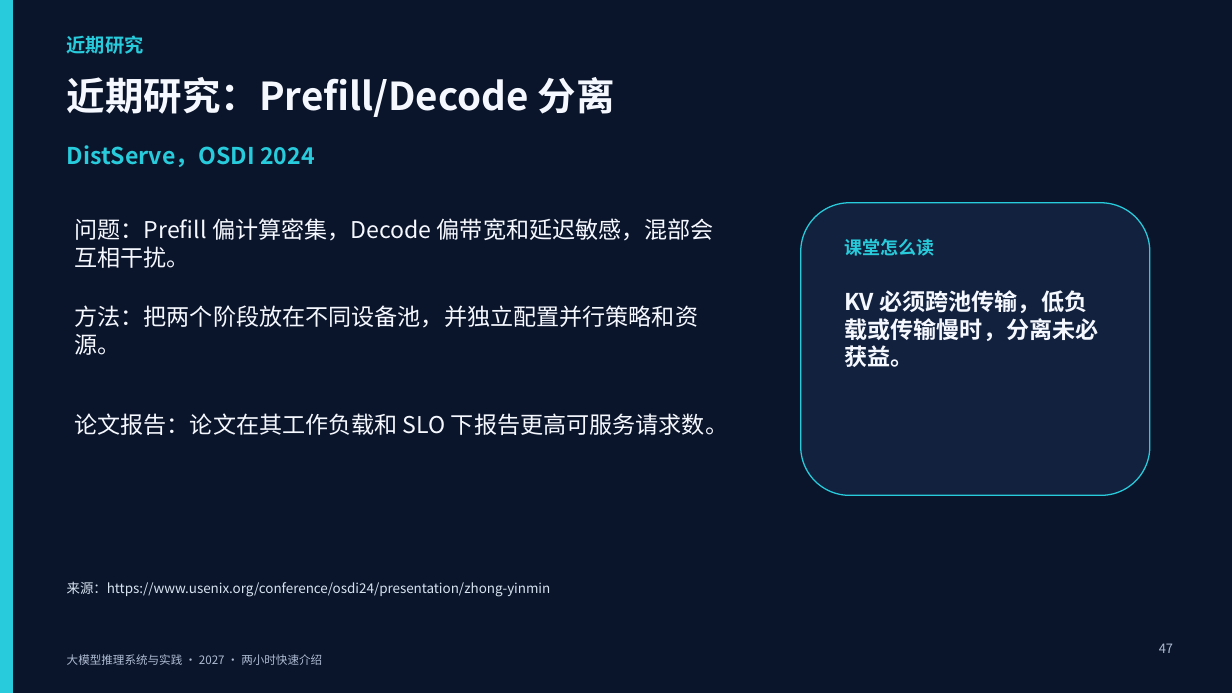
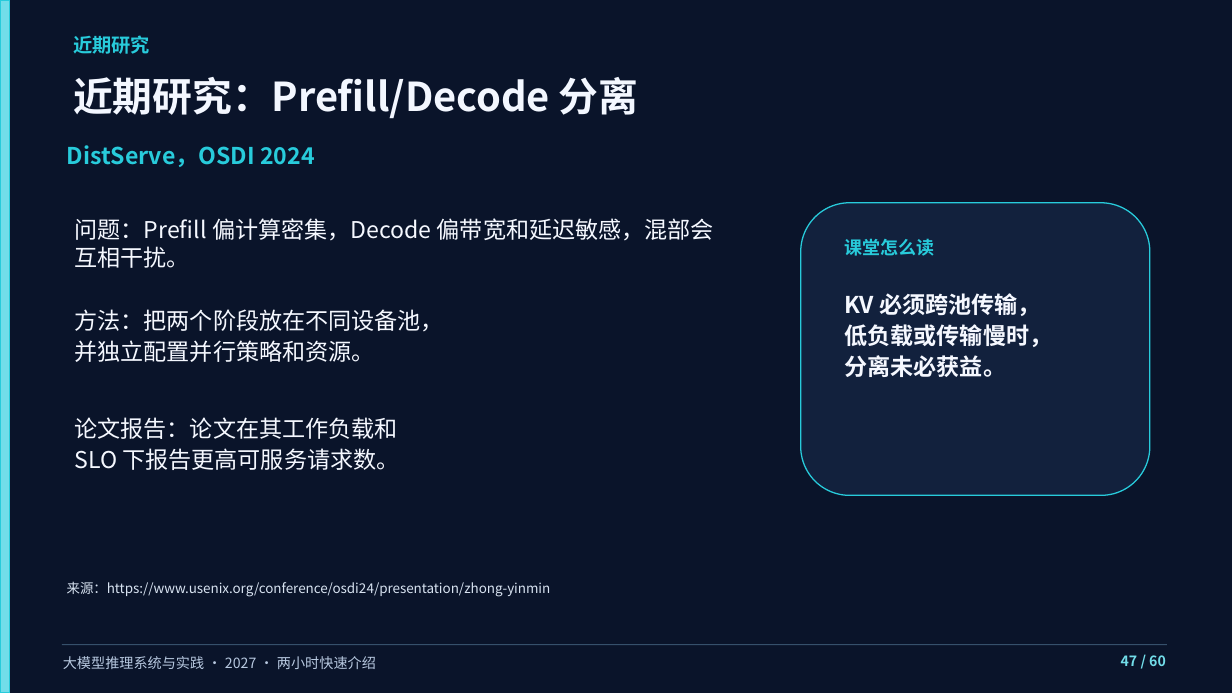
Before and after one commit to vLLM-HUST/intro-to-llm-inference-engines, a slide deck: slide 47 of build/slides/2027/course-overview/LLM推理系统_两小时快速介绍.pptx. Drawn at 1232x693 pixels with LibreOffice and Linux fonts; fonts in the diff are those of the drawing. Boxes give left, top, right and bottom in pixels: in the first picture for what was removed or moved away, otherwise in the second. Text is boxed around its words. In the diff, an @@ line names an element or a change of style, - is before the commit and + after.

Commit message:
Refine the projection layout across all ten course decks

```diff
--- a/build/slides/2027/course-overview/LLM推理系统_两小时快速介绍.pptx
+++ b/build/slides/2027/course-overview/LLM推理系统_两小时快速介绍.pptx
@@ rectangle resized from (x1=0, y1=0, x2=13, y2=693) to (x1=0, y1=0, x2=9, y2=693) @@
@@ rectangle at (x1=0, y1=0, x2=9, y2=693): fill #28CBDB to #72DDE9 @@
@@ text "近期研究" moved from (x1=67, y1=35, x2=144, y2=54) to (x1=73, y1=35, x2=150, y2=54) @@
@@ text "近期研究：Prefill/Decode 分离" at (x1=73, y1=77, x2=639, y2=119): size 30 to 31 pt, text colour #F5F8FF to #F3F7FF @@
@@ text at (x1=844, y1=293, x2=1052, y2=377): text changed @@
-KV 必须跨池传输，低负载或传输慢时，分离未必获益。
+KV 必须跨池传输，
+低负载或传输慢时，
+分离未必获益。
@@ text at (x1=74, y1=309, x2=444, y2=362): text changed @@
-方法：把两个阶段放在不同设备池，并独立配置并行策略和资源。
+方法：把两个阶段放在不同设备池，
+并独立配置并行策略和资源。
@@ text "论文报告：论文在其工作负载和 SLO 下报告更高可服务请求数。" at (x1=74, y1=417, x2=399, y2=470): line spacing 1 to 1.12 @@
@@ rectangle added at (x1=62, y1=644, x2=1167, y2=645), fill #36506B @@
@@ text "大模型推理系统与实践 · 2027 · 两小时快速介绍" at (x1=63, y1=656, x2=376, y2=669): size 9 to 11 pt, text colour #AEBCD3 to #B8C9E0; line spacing 1 to 1.1 @@
@@ rectangle removed at (x1=1119, y1=637, x2=1183, y2=670) @@
@@ text at (x1=1121, y1=655, x2=1166, y2=666): text changed; size 10 to 11 pt; text colour #AEBCD3 to #72DDE9; bold on @@
-47
+47 / 60
```
Also in this commit, not shown: 59 other slides changed, 9 other files.
